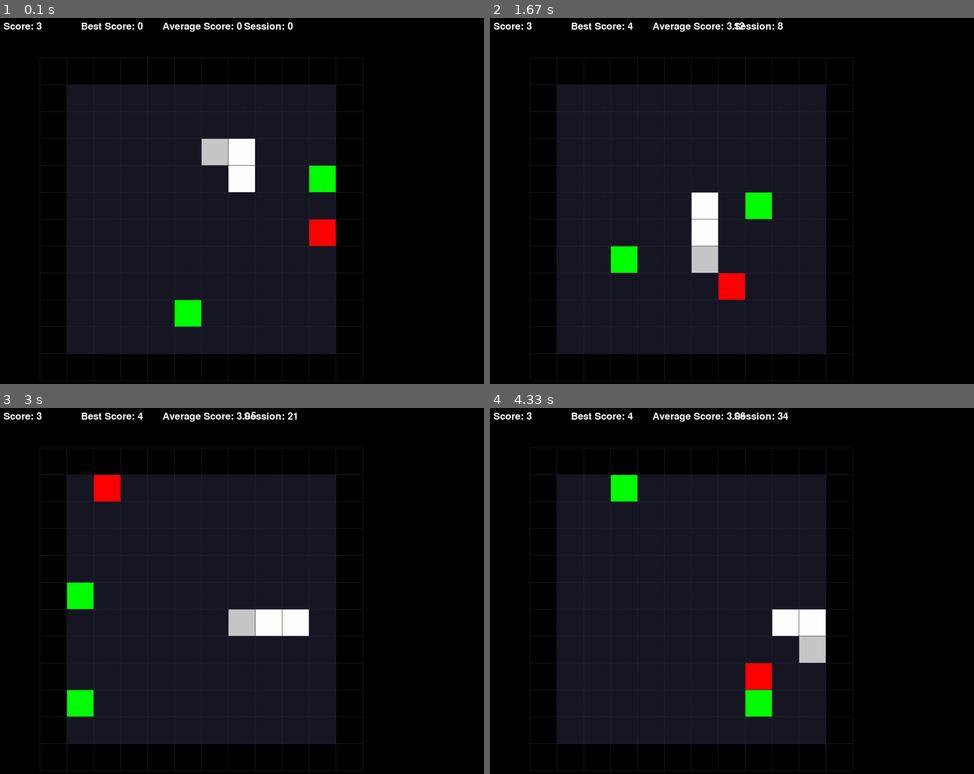
Above: before the commit, frames 1-4 (two rows, left to right).
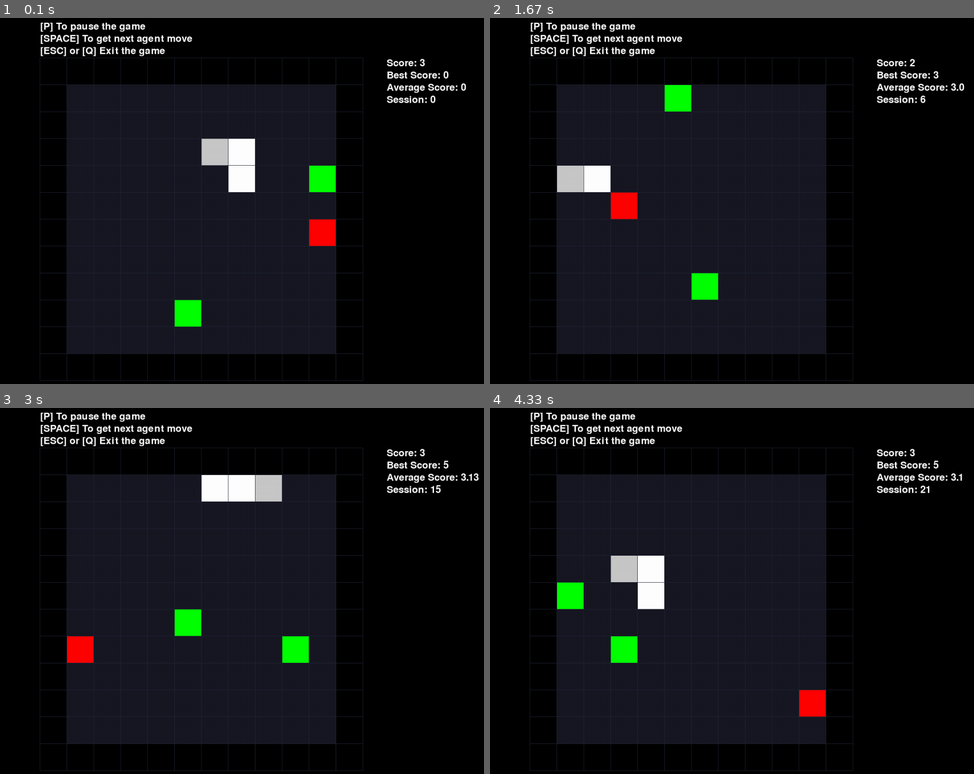
Above: after the commit, the same moments.

Repository: Romeovcn/L2S
Game: pygame game, started from main.py
Same seed, same stepped clock (60 frames per second), same inputs: the game is played once before the commit and once after it.
Inputs:
- Up to frame 1 (0.1 s): no input
- Up to frame 2 (1.67 s): hold P 0.33-0.8 s; hold Up 0.33-0.8 s; hold Up 0.83-1.3 s; hold Down from 1.33 s (still down)
- Up to frame 3 (3 s): release Down at 1.8 s; hold Up 1.83-2.2 s; hold Down 2.23-2.6 s; hold Up 2.63-2.93 s; hold Down from 2.97 s (still down)
- Up to frame 4 (4.33 s): release Down at 3.27 s; hold Up 3.3-3.67 s; hold Down 3.7-4.07 s; hold Up from 4.1 s (still down)

The runs differ from the first frame. In frame 1, 1.9% of the frame differs, in the area x 0-97%, y 1-24%; in frame 2, 6.4%; in frame 3, 6.8%; in frame 4, 6.8%, in the area x 0-98%, y 1-85%.

Commit message:
fixed bug where the snake would eat itself going backward

Diff:
--- a/game_engine/draw.py
+++ b/game_engine/draw.py
@@ -30,14 +30,24 @@
     pygame.draw.rect(screen, BG_COLOR, (99, 99, (SQUARE_SIZE) * BOARD_SIZE + 1, (SQUARE_SIZE) * BOARD_SIZE + 1)) # Fill the board
 
     font = pygame.font.Font(None, 36)
+    p_key = font.render(f"[P] To pause the game", True, (255, 255, 255))
+    space_key = font.render(f"[SPACE] To get next agent move", True, (255, 255, 255))
+    escape_key = font.render(f"[ESC] or [Q] Exit the game", True, (255, 255, 255))
+    score_text = font.render(f"[UP] To increase speed", True, (255, 255, 255))
+    score_text = font.render(f"[DOWN] To decrease speed", True, (255, 255, 255))
+    screen.blit(p_key, (100, 10))
+    screen.blit(space_key, (100, 40))
+    screen.blit(escape_key, (100, 70))
+    # score_text = font.render(f"[A] To decrease", True, (255, 255, 255))
+
     score_text = font.render(f"Score: {len(map.snake_pos)}", True, (255, 255, 255))
     best_score_text = font.render(f"Best Score: {best_score}", True, (255, 255, 255))
     av_score_text = font.render(f"Average Score: {average_score}", True, (255, 255, 255))
     session_nb__text = font.render(f"Session: {nb_game}", True, (255, 255, 255))
-    screen.blit(score_text, (10, 10))
-    screen.blit(best_score_text, (200, 10))
-    screen.blit(av_score_text, (400, 10))
-    screen.blit(session_nb__text, (600, 10))
+    screen.blit(score_text, (950, 100))
+    screen.blit(best_score_text, (950, 130))
+    screen.blit(av_score_text, (950, 160))
+    screen.blit(session_nb__text, (950, 190))
 
     for row in range(BOARD_SIZE):
         for col in range(BOARD_SIZE):
--- a/game_engine/events.py
+++ b/game_engine/events.py
@@ -1,5 +1,57 @@
 from game_engine.game_algorithm import is_move_legal
 from q_learning.ai import calculate_next_move
+
+
+
+def check_key_events_test(pygame, map, q_table, game_settings, flags):
+    """
+    Returns: running(True|False), direction(direction|None), pause(True|False)
+    """
+
+    while True:
+        event = pygame.event.poll()  # Non-blocking event check
+        if event.type == pygame.NOEVENT:
+            break  # No more events in the queue
+        if event.type == pygame.QUIT:  # Check for QUIT event
+            flags["running"] = False
+        if event.type == pygame.KEYDOWN:  # Check for KEYDOWN event
+            key = pygame.key.get_pressed()
+            if key[pygame.K_ESCAPE] or key[pygame.K_q]:
+                flags["running"] = False
+            elif key[pygame.K_p]:  # Pause the game
+                print("AI is paused")
+                flags['pause'] = True if not flags['pause'] else False
+            elif flags['pause']:
+                if key[pygame.K_w] and is_move_legal("UP", game_settings['direction']):
+                    flags['need_update'] = True
+                    game_settings['direction'] = "UP"
+                elif key[pygame.K_s] and is_move_legal("DOWN", game_settings['direction']):
+                    flags['need_update'] = True
+                    game_settings['direction'] = "DOWN"
+                elif key[pygame.K_a] and is_move_legal("LEFT", game_settings['direction']):
+                    flags['need_update'] = True
+                    game_settings['direction'] = "LEFT"
+                elif key[pygame.K_d] and is_move_legal("RIGHT", game_settings['direction']):
+                    flags['need_update'] = True
+                    game_settings['direction'] = "RIGHT"
+                elif key[pygame.K_SPACE]:  # Play turn by turn
+                    flags['need_update'] = True
+                    game_settings['direction'] = calculate_next_move(map, q_table, game_settings, flags)
+                elif key[pygame.K_b]:  # Debug print
+                    print(f"State: {map.state}")
+                    print(f"Q_values: {q_table[map.state]}")
+            elif key[pygame.K_UP]:
+                if game_settings['speed'] - 20 < 0:
+                    game_settings['speed'] = 0
+                else:
+                    game_settings['speed'] -= 20
+                print(game_settings['speed'])
+            elif key[pygame.K_DOWN]:
+                if game_settings['speed'] + 20 > 500:
+                    game_settings['speed'] = 500
+                else:
+                    game_settings['speed'] += 20
+                print(game_settings['speed'])
 
 
 def check_key_events(pygame, map, q_table, game_settings, flags):
@@ -36,3 +88,5 @@
                 elif key[pygame.K_b]:  # Debug print
                     print(f"State: {map.state}")
                     print(f"Q_values: {q_table[map.state]}")
+            elif key[pygame.K_UP]:
+                print("KEY UP")
--- a/game_engine/game_algorithm.py
+++ b/game_engine/game_algorithm.py
@@ -62,6 +62,7 @@
 
 
 def is_move_legal(new_direction, old_direction):
+    # print(f"old direction: {old_direction}: new direction: {new_direction}")
     if new_direction == "UP" and old_direction == "DOWN":
         return False
     if new_direction == "DOWN" and old_direction == "UP":
@@ -70,6 +71,7 @@
         return False
     if new_direction == "RIGHT" and old_direction == "LEFT":
         return False
+    # if
     return True
 
 
--- a/game_engine/generate_map.py
+++ b/game_engine/map.py
@@ -150,8 +150,8 @@
 		# 	return (0, 1, 0)
 		i = snake_head[0] - 1
 		while i > 0:
-			# if map[i][snake_head[1]] == "R":
-			# 	red_apple = 1
+			if map[i][snake_head[1]] == "S":
+				break
 			if map[i][snake_head[1]] == "G":
 				return (0, 0, 2)
 			i -= 1
@@ -177,8 +177,8 @@
 			return (0, 0, 1)
 		i = snake_head[0] + 1
 		while i < self.size + 1:
-			# if map[i][snake_head[1]] == "R":
-			# 	break
+			if map[i][snake_head[1]] == "S":
+				break
 			if map[i][snake_head[1]] == "G":
 				return (0, 0, 2)
 			i += 1
@@ -204,8 +204,8 @@
 			return (0, 0, 1)
 		i = snake_head[1] - 1
 		while i > 0:
-			# if map[snake_head[0]][i] == "R":
-			# 	break
+			if map[snake_head[0]][i] == "S":
+				break
 			if map[snake_head[0]][i] == "G":
 				return (0, 0, 2)
 			i -= 1
@@ -231,8 +231,8 @@
 			return (0, 0, 1)
 		i = snake_head[1] + 1
 		while i < self.size + 1:
-			# if map[snake_head[0]][i] == "R":
-			# 	break
+			if map[snake_head[0]][i] == "S":
+				break
 			if map[snake_head[0]][i] == "G":
 				return (0, 0, 2)
 			i += 1
--- a/main.py
+++ b/main.py
@@ -3,9 +3,9 @@
 import json
 
 from game_engine.game_algorithm import get_cell_value_and_coordinates, is_move_valid, move
-from game_engine.generate_map import Map
+from game_engine.map import Map
 from game_engine.draw import display_game
-from game_engine.events import check_key_events
+from game_engine.events import check_key_events, check_key_events_test
 from q_learning.ai import calculate_next_move
 
 RED = "\033[31m"
@@ -39,7 +39,10 @@
     move(map, target_cell)
     map.update_state()
     display_game(map, screen, game_data)
-    # map.print()
+
+    if game_settings['verbose']:
+        print(game_settings['direction'])
+        map.print()
     return False
 
 
@@ -63,7 +66,7 @@
 def get_pygame_screen(hide_display):
     if not hide_display:
         pygame.init()
-        screen = pygame.display.set_mode((1300, 900), pygame.NOFRAME)
+        screen = pygame.display.set_mode((1300, 900))
         pygame.display.set_caption("Snake AI")
     else:
         screen = None
@@ -82,9 +85,25 @@
 def print_results(game_data):
     print(f"Best Score: {game_data['best_score']}")
     print(f"Number of Games: {game_data['nb_game']}")
-    print(f"Total scores: {game_data['total_score']}")
     if game_data['total_score'] > 0: print(f"Average Score: {game_data['total_score'] / game_data['nb_game']}")
     if game_data['total_nb_moves'] > 0: print(f"Average moves: {game_data['total_nb_moves'] / game_data['nb_game']}")
+
+
+def get_default_direction(map):
+    snake_pos = map.snake_pos
+    snake_head_pos = snake_pos[0]
+    snake_body_pos = snake_pos[1]
+
+    if snake_head_pos[0] == snake_body_pos[0]:
+        if snake_head_pos[1] < snake_body_pos[1]:
+            return "LEFT"
+        else:
+            return "RIGHT"
+    else:
+        if snake_head_pos[0] < snake_body_pos[0]:
+            return "UP"
+        else:
+            return "DOWN"
 
 
 def main():
@@ -93,24 +112,29 @@
     map = Map(args.size)
     screen = get_pygame_screen(args.hide_display)
     q_table = get_q_table(args.load)
+    last_action_time = 0
 
     game_data = {"nb_game": 0, "total_score": 0, "best_score": 0, "total_nb_moves": 0}
-    game_settings = {"speed": 0.5, "epsilon": 0.8, "direction": None, "learn": args.learn}
+    game_settings = {"speed": 0, "epsilon": 0.8, "direction": None, "learn": args.learn, "verbose": args.verbose}
     flags = {"running": True, "pause": False, "need_update": False}
+    clock = pygame.time.Clock()
 
     # --------------- Game and agent training loop --------------- #
     for _ in range(args.sessions):
         map.generate_random_map()
         display_game(map, screen, game_data)
+        game_settings['direction'] = get_default_direction(map)
 
         while flags["running"]:
             if not args.hide_display:
-                check_key_events(pygame, map, q_table, game_settings, flags)
+                check_key_events_test(pygame, map, q_table, game_settings, flags)
 
-            if not flags["pause"]:
+            if not flags["pause"] and not flags['need_update']:
                 game_settings['direction'] = calculate_next_move(map, q_table, game_settings, flags)
 
-            if flags['need_update']:
+            current_time = pygame.time.get_ticks()
+            if flags['need_update'] and current_time - last_action_time >= game_settings['speed']:
+                last_action_time = current_time
                 if check_death_and_move(screen, map, game_settings, game_data, flags):
                     break
 
